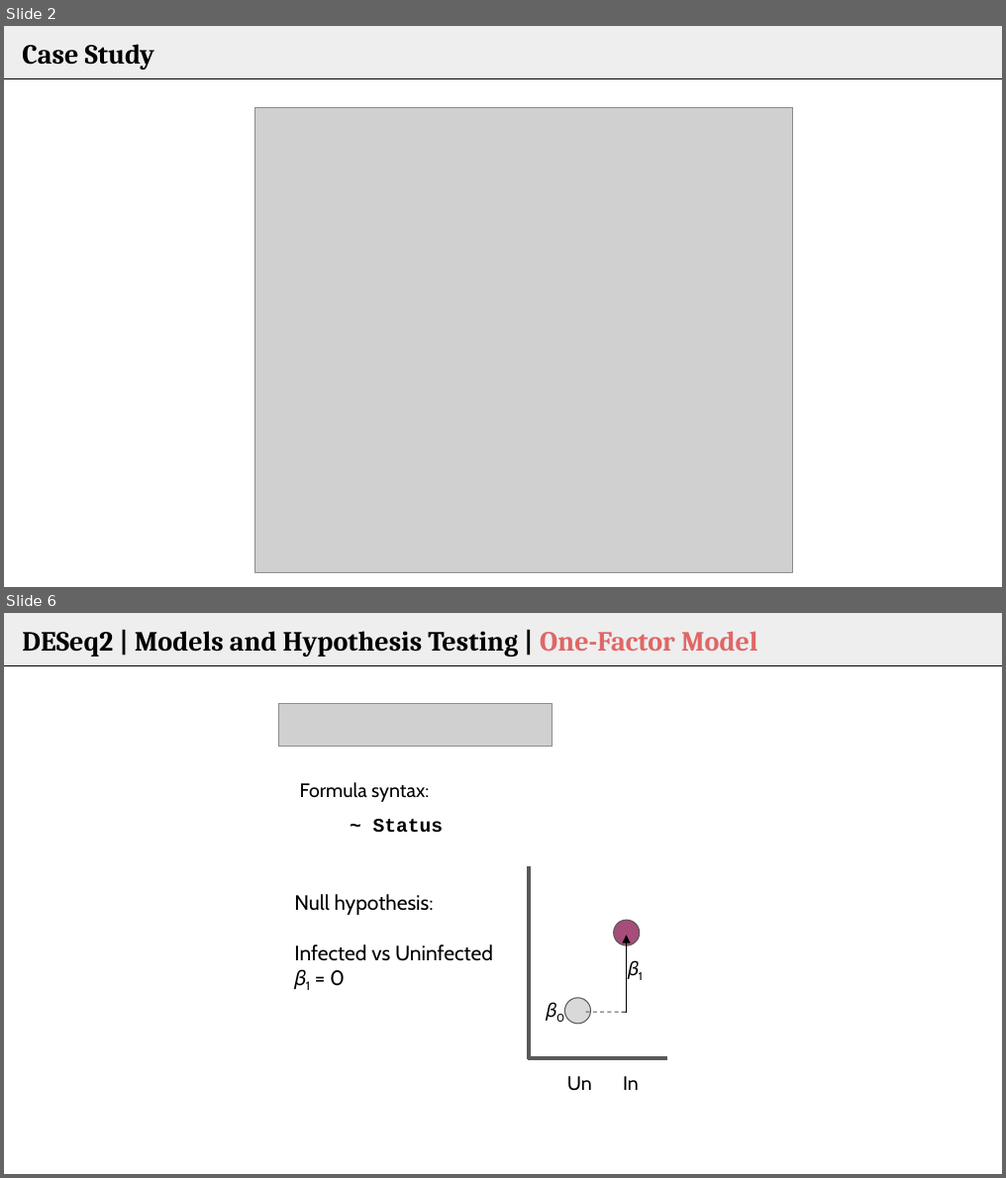
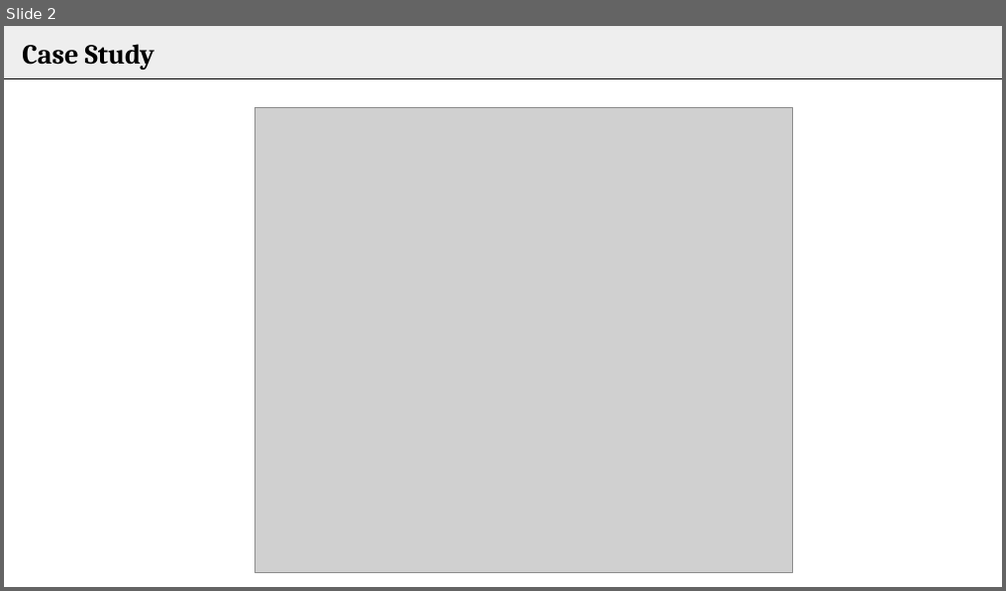
Before and after one commit to bioinformatics-core-shared-training/Bulk_RNAseq_Course_Base, a slide deck: additional_scripts_and_materials/Analysis_of_RNA-seq_data _day3recap.pptx. Shown one above the other, each under a label of ours: slides 2 and 6 before the commit, slide 2 after it; the slides between them are not shown. The pictures are 1006x1178 and 1006x591 pixels, drawn with LibreOffice and Linux fonts; fonts in the diff are those of the drawing; grey boxes stand for pictures. Boxes give left, top, right and bottom in pixels: in the first picture for what was removed or moved away, otherwise in the second. Text is boxed around its words. In the diff, an @@ line names an element or a change of style, - is before the commit and + after.

```diff
--- a/additional_scripts_and_materials/Analysis_of_RNA-seq_data _day3recap.pptx
+++ b/additional_scripts_and_materials/Analysis_of_RNA-seq_data _day3recap.pptx
@@ slide 6 removed at [4, 613, 1002, 1174], background #FFFFFF; not listed: 2 template elements that a slide beside it also shows @@
@@ title removed at [22, 631, 758, 657] @@
-DESeq2 | Models and Hypothesis Testing | One-Factor Model
@@ picture removed at [278, 704, 551, 747] @@
@@ text removed at [300, 782, 444, 833] @@
-Formula syntax:
-~ Status
@@ line removed from (529, 1060) to (529, 866) @@
@@ text removed at [294, 894, 493, 986] @@
-Null hypothesis:
-Infected vs Uninfected
-𝛽1 = 0
@@ ellipse removed at [614, 920, 640, 947] @@
@@ arrow removed from (627, 1012) to (627, 936) @@
@@ text removed at [618, 947, 682, 1003] @@
-𝛽1
@@ text removed at [536, 988, 601, 1045] @@
-𝛽0
@@ ellipse removed at [564, 998, 591, 1024] @@
@@ line removed from (586, 1012) to (627, 1012) @@
@@ line removed from (528, 1059) to (666, 1059) @@
@@ text removed at [567, 1076, 592, 1091] @@
-Un
@@ text removed at [623, 1076, 639, 1090] @@
-In
```
Also in this commit, not shown: 1 slide changed, 1 slide added, 4 other slides removed, 1 other file.
